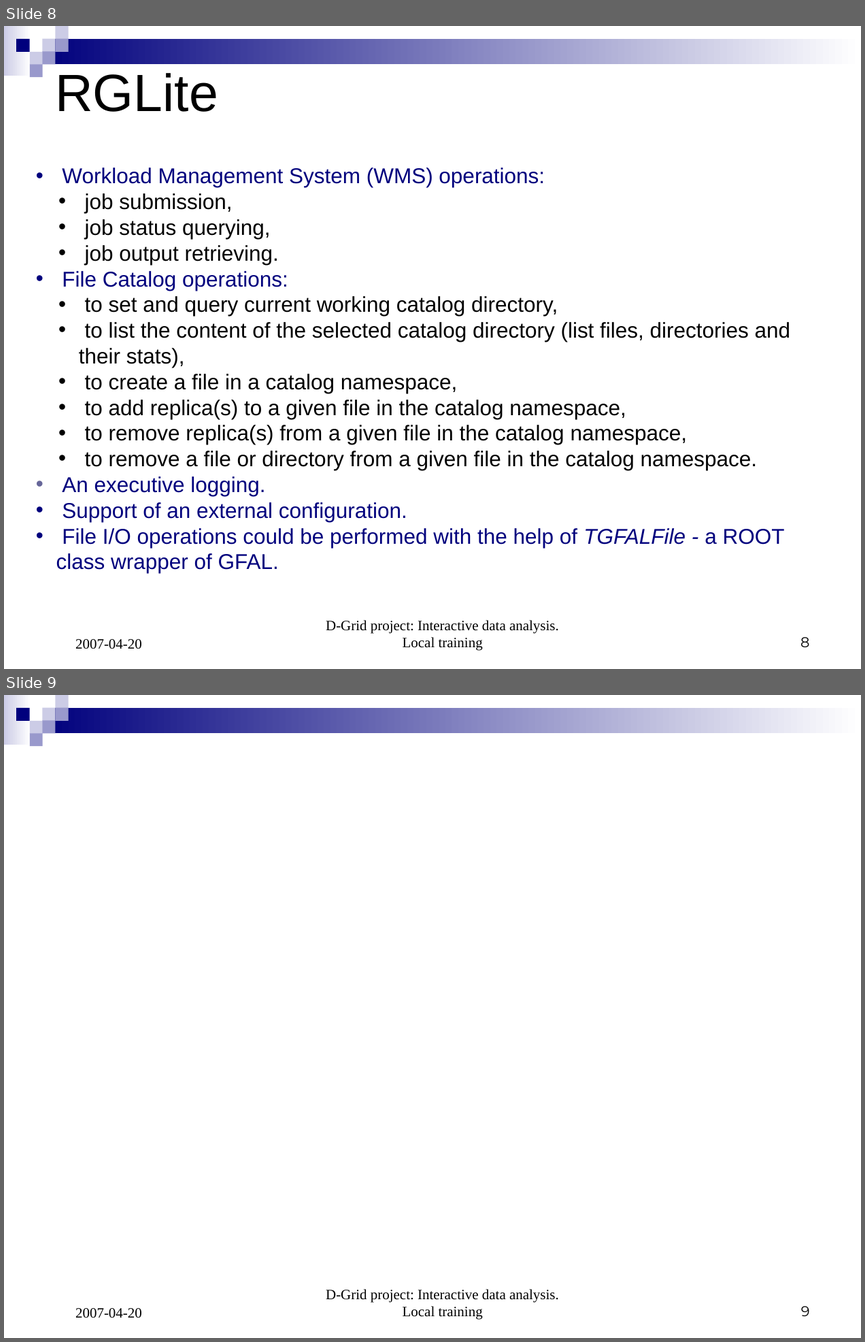
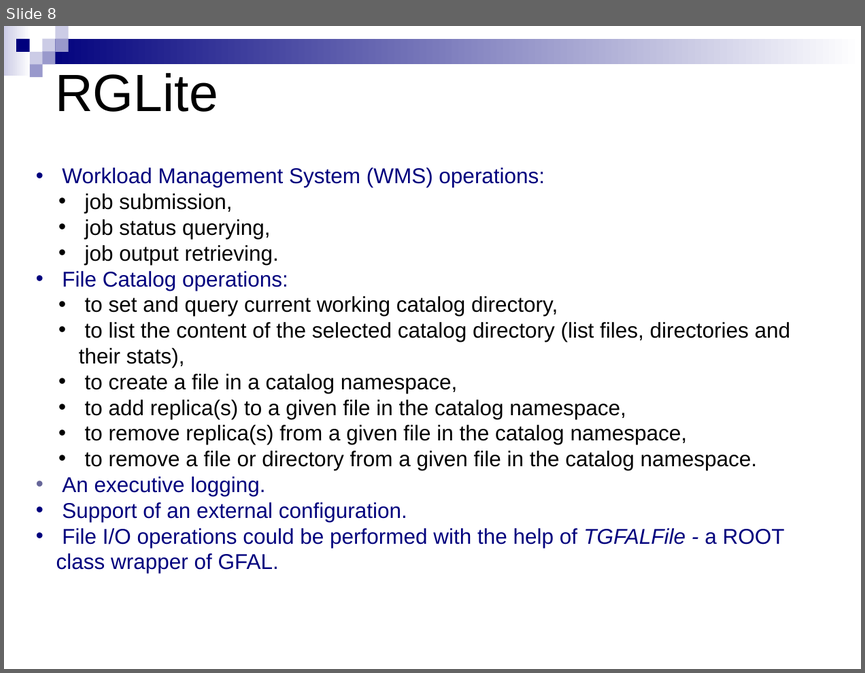
Before and after one commit to AnarManafov/PoDDocumentation, a slide deck: local training - D-Grid 2007-04-20.ppt. Shown one above the other, each under a label of ours: slides 8 and 9 before the commit, slide 8 after it. The pictures are 865x1342 and 865x673 pixels, drawn with LibreOffice and Linux fonts; fonts in the diff are those of the drawing; background and template pictures are left out. Boxes give left, top, right and bottom in pixels: in the first picture for what was removed or moved away, otherwise in the second. Text is boxed around its words. In the diff, an @@ line names an element or a change of style, - is before the commit and + after.

```diff
--- a/local training - D-Grid 2007-04-20.ppt
+++ b/local training - D-Grid 2007-04-20.ppt
@@ slide 9 removed at [4, 695, 861, 1338], background picture (left out); not listed: 9 template elements that a slide beside it also shows @@
@@ text removed at [326, 1289, 559, 1319] @@
-D-Grid project: Interactive data analysis. Local training
@@ page number removed at [801, 1306, 810, 1316] @@
-9
@@ text removed at [75, 1308, 142, 1318] @@
-2007-04-20
@@ slide 8 changed as well @@
@@ text removed at [326, 620, 559, 650] @@
-D-Grid project: Interactive data analysis. Local training
@@ page number removed at [800, 637, 809, 647] @@
-8
@@ text removed at [75, 639, 142, 649] @@
-2007-04-20
```
Also in this commit, not shown: 10 other slides changed, 4 slides added, 3 other slides removed.
